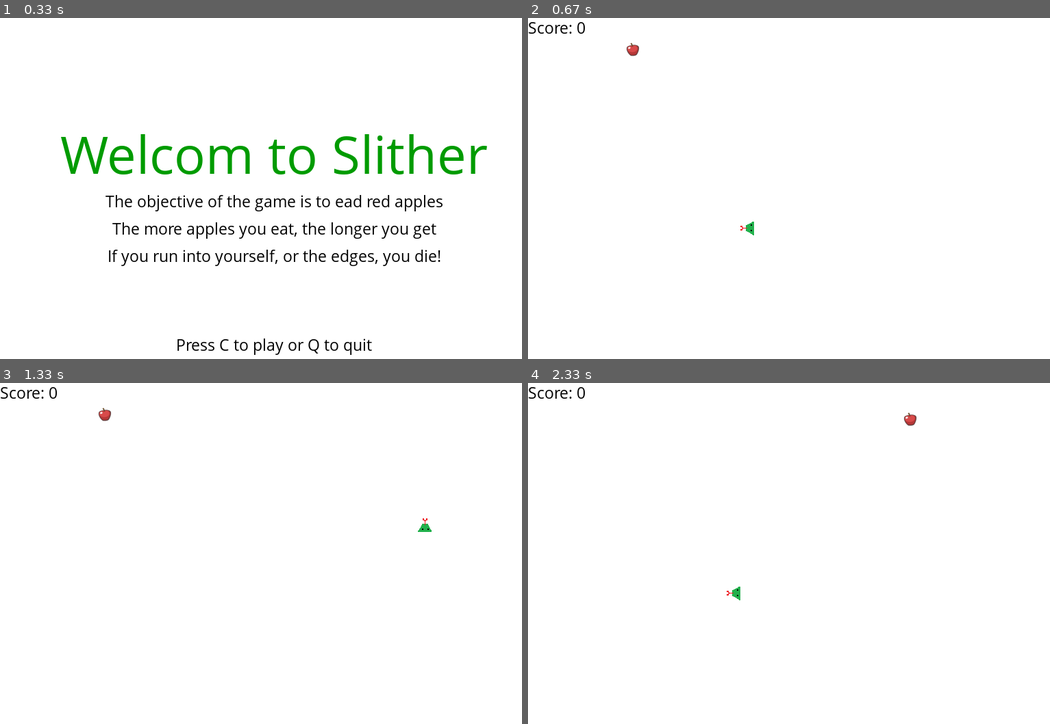
Above: before the commit, frames 1-4 (two rows, left to right).
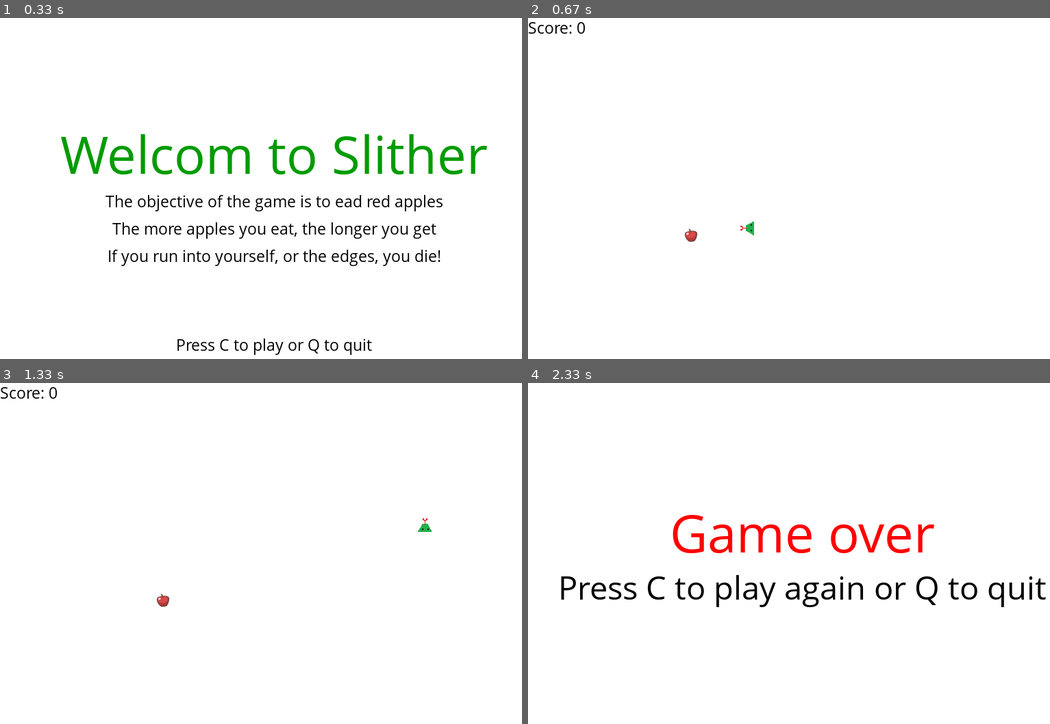
Above: after the commit, the same moments.

Repository: magizbox/pygame_build
Game: pygame game, started from slither/slither.py
The game is run twice, just before and just after one commit, with the same random seed, the same clock (stepped at 60 frames per second) and the same inputs.
Inputs:
- Up to frame 1 (0.33 s): no input
- Up to frame 2 (0.67 s): tap C at 0.33 s
- Up to frame 3 (1.33 s): hold Right 0.67-1.13 s; hold Up from 1.17 s (still down)
- Up to frame 4 (2.33 s): release Up at 1.47 s; hold Right 1.5-1.97 s; tap C at 2 s

Frame 1 is identical in both runs. In frame 2, 0.1% of the frame differs, in the area x 18-33%, y 7-66%; in frame 3, 0.1%; in frame 4, 3.6%, in the area x 0-100%, y 1-66%.

Commit message:
add class apply and snake

Diff:
--- /dev/null
+++ b/slither/apple.py
@@ -0,0 +1,5 @@
+class Apple:
+    def __init__(self, x, y):
+        self.x = x
+        self.y = y
+        self.apple_thick_ness = 30
--- a/slither/game.py
+++ b/slither/game.py
@@ -1,4 +1,9 @@
+import random
+
 import pygame
+
+from apple import Apple
+from snake import Snake
 
 white = (255, 255, 255)
 black = (0, 0, 0)
@@ -8,6 +13,10 @@
 pygame.init()
 display_width = 800
 display_height = 600
+
+img = pygame.image.load("resources/head.png")
+appleimg = pygame.image.load("resources/apple.png")
+
 game_display = pygame.display.set_mode((display_width, display_height))
 smallfont = pygame.font.SysFont("comicsansms", 25)
 medfont = pygame.font.SysFont("comicsansms", 50)
@@ -15,11 +24,23 @@
 
 clock = pygame.time.Clock()
 
+apple_thickness = 30
+
 
 class Game:
     def __init__(self):
-        pass
+        self.create_apple()
+        self.create_snake()
 
+    def create_apple(self):
+        randAppleX = round(random.randrange(0, display_width - apple_thickness))  # / 10.0) * 10
+        randAppleY = round(random.randrange(0, display_height - apple_thickness))  # / 10.0) * 10
+        self.apple = Apple(randAppleX, randAppleY)
+
+    def create_snake(self):
+        x = display_width / 2
+        y = display_height / 2
+        self.snake = Snake(x, y)
     def pause(self, game_display):
         paused = True
         game_display.fill(white)
@@ -78,6 +99,29 @@
             pygame.display.update()
             clock.tick(15)
 
-    def score(self, score):
+    def draw_score(self, score):
         text = smallfont.render("Score: " + str(score), True, black)
         game_display.blit(text, [0, 0])
+
+    def draw_snake(self, block_size, snakelist):
+        direction = self.snake.direction
+        if direction == "right":
+            head = pygame.transform.rotate(img, 270)
+        if direction == "left":
+            head = pygame.transform.rotate(img, 90)
+        if direction == "up":
+            head = img
+        if direction == "down":
+            head = pygame.transform.rotate(img, 180)
+        game_display.blit(head, (snakelist[-1][0], snakelist[-1][1]))
+        for position in snakelist[:-1]:
+            pygame.draw.rect(game_display, green, [position[0], position[1], block_size, block_size])
+
+    def draw_apple(self):
+        game_display.blit(appleimg, (self.apple.x, self.apple.y))
+
+    def is_boundary(self):
+        return self.snake.x >= display_width or self.snake.x < 0 or self.snake.y >= display_height or self.snake.y < 0
+
+    def update(self):
+        self.snake.update()
--- a/slither/slither.py
+++ b/slither/slither.py
@@ -13,13 +13,11 @@
 display_height = 600
 
 img = pygame.image.load("resources/head.png")
-appleimg = pygame.image.load("resources/apple.png")
 
 icon = pygame.image.load('resources/apple.png')
 pygame.display.set_icon(icon)
 
 FPS = 30
-apple_thickness = 30
 block_size = 20
 
 eat_sound = pygame.mixer.Sound("resources/eat.wav")
@@ -29,50 +27,18 @@
 game_display = pygame.display.set_mode((display_width, display_height))
 pygame.display.set_caption("Slither")
 
-smallfont = pygame.font.SysFont("comicsansms", 25)
-medfont = pygame.font.SysFont("comicsansms", 50)
-largefont = pygame.font.SysFont("comicsansms", 80)
-
 clock = pygame.time.Clock()
 
 game = Game()
 
-def randAppleGen():
-    randAppleX = round(random.randrange(0, display_width - apple_thickness))  # / 10.0) * 10
-    randAppleY = round(random.randrange(0, display_height - apple_thickness))  # / 10.0) * 10
-    return randAppleX, randAppleY
-
-
-
-def snake(block_size, snakelist):
-    if direction == "right":
-        head = pygame.transform.rotate(img, 270)
-    if direction == "left":
-        head = pygame.transform.rotate(img, 90)
-    if direction == "up":
-        head = img
-    if direction == "down":
-        head = pygame.transform.rotate(img, 180)
-    game_display.blit(head, (snakelist[-1][0], snakelist[-1][1]))
-    for position in snakelist[:-1]:
-        pygame.draw.rect(game_display, green, [position[0], position[1], block_size, block_size])
-
 
 def game_loop():
-    global direction
-    direction = "left"
     game_exit = False
     game_over = False
-
-    lead_x = display_width / 2
-    lead_y = display_height / 2
-    lead_x_change = -10
-    lead_y_change = 0
 
     snakeLength = 1
     snakeList = [[-1, -1]] * (snakeLength - 1)
 
-    randAppleX, randAppleY = randAppleGen()
     pygame.mixer.Sound.play(start_sound)
     while not game_exit:
         if game_over:
@@ -98,34 +64,23 @@
 
             if event.type == pygame.KEYDOWN:
                 if event.key == pygame.K_LEFT:
-                    direction = "left"
-                    lead_x_change = -block_size
-                    lead_y_change = 0
+                    game.snake.move_left()
                 elif event.key == pygame.K_RIGHT:
-                    direction = "right"
-                    lead_x_change = block_size
-                    lead_y_change = 0
+                    game.snake.move_right()
                 elif event.key == pygame.K_UP:
-                    direction = "up"
-                    lead_y_change = -block_size
-                    lead_x_change = 0
+                    game.snake.move_up()
                 elif event.key == pygame.K_DOWN:
-                    direction = "down"
-                    lead_y_change = block_size
-                    lead_x_change = 0
+                    game.snake.move_down()
                 elif event.key == pygame.K_p:
                     game.pause()
-        if lead_x >= display_width or lead_x < 0 or lead_y >= display_height or lead_y < 0:
+        if game.is_boundary():
             game_over = True
 
-        lead_x += lead_x_change
-        lead_y += lead_y_change
+        game.update()
         game_display.fill(white)
 
-        # pygame.draw.rect(gameDisplay, red, [randAppleX, randAppleY, AppleThickness, AppleThickness])
-        game_display.blit(appleimg, (randAppleX, randAppleY))
-
-        snake_head = [lead_x, lead_y]
+        game.draw_apple()
+        snake_head = [game.snake.x, game.snake.y]
         snakeList.append(snake_head)
 
         if len(snakeList) > snakeLength:
@@ -134,16 +89,21 @@
         for segment in snakeList[:-1]:
             if segment == snake_head:
                 game_over = True
-        snake(block_size, snakeList)
+        game.draw_snake(block_size, snakeList)
 
-        game.score(snakeLength - 1)
+        game.draw_score(snakeLength - 1)
         pygame.display.update()
 
-        if lead_x > randAppleX and lead_x < randAppleX + apple_thickness or lead_x + block_size > randAppleX and lead_x + block_size < randAppleX + apple_thickness:
-            if lead_y > randAppleY and lead_y < randAppleY + apple_thickness or lead_y + block_size > randAppleY and lead_y + block_size < randAppleY + apple_thickness:
+        apple_x = game.apple.x
+        apply_y = game.apple.y
+        apple_thickness = game.apple.apple_thick_ness
+        lead_x = game.snake.x
+        lead_y = game.snake.y
+        if lead_x > apple_x and lead_x < apple_x + apple_thickness or lead_x + block_size > apple_x and lead_x + block_size < apple_x + apple_thickness:
+            if lead_y > apply_y and lead_y < apply_y + apple_thickness or lead_y + block_size > apply_y and lead_y + block_size < apply_y + apple_thickness:
                 pygame.mixer.Sound.play(eat_sound)
                 snakeLength += 1
-                randAppleX, randAppleY = randAppleGen()
+                game.create_apple()
 
         clock.tick(FPS)
 
--- a/slither/snake.py
+++ b/slither/snake.py
@@ -1,3 +1,34 @@
 class Snake:
-    def __init__(self):
-        pass
+    def __init__(self, x, y):
+        self.direction = "left"
+        self.x = x
+        self.y = y
+        self.x_change = -10
+        self.y_change = 0
+        self.length = 1
+        self.list = []
+        self.block_size = 20
+
+    def move_left(self):
+        self.direction = "left"
+        self.x_change = -self.block_size
+        self.y_change = 0
+
+    def move_right(self):
+        self.direction = "right"
+        self.x_change = self.block_size
+        self.y_change = 0
+
+    def move_up(self):
+        self.direction = "up"
+        self.x_change = 0
+        self.y_change = -self.block_size
+
+    def move_down(self):
+        self.direction = "down"
+        self.x_change = 0
+        self.y_change = self.block_size
+
+    def update(self):
+        self.x += self.x_change
+        self.y += self.y_change
